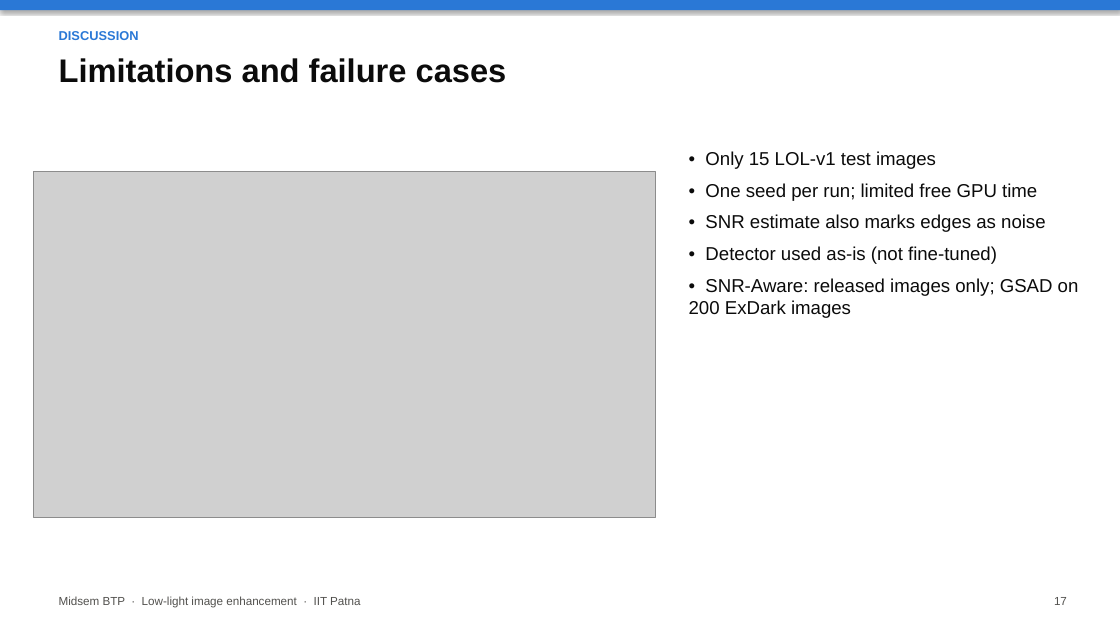
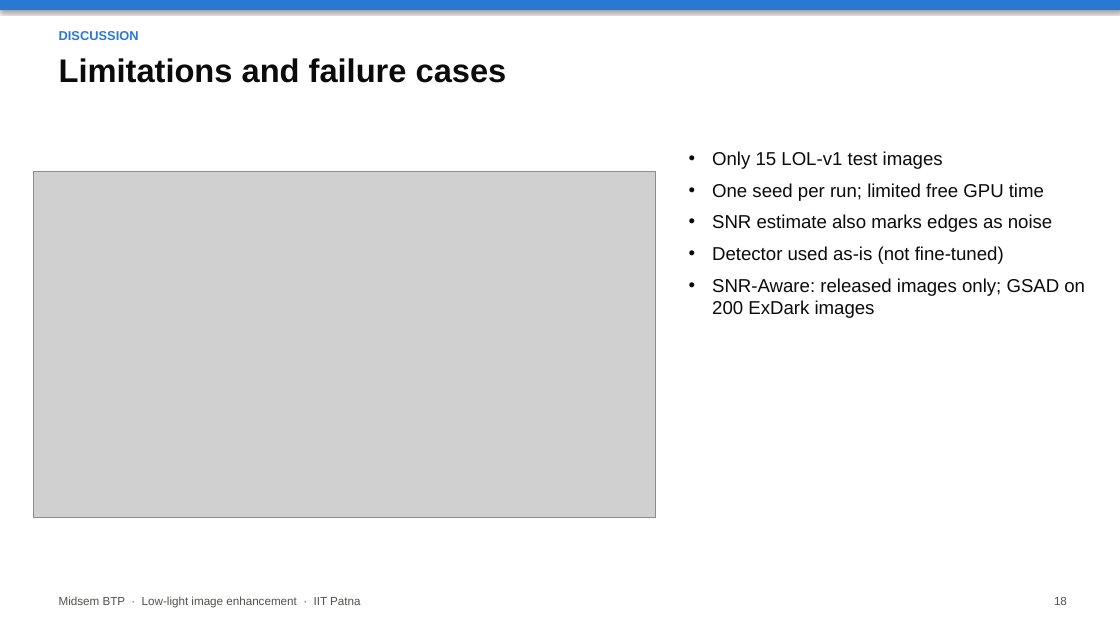
Before and after one commit to Crazycraftie/low-light-enhancement-btp, a slide deck: slide 18 of presentation/midsem.pptx (slide 17 before the commit). Drawn at 1120x630 pixels with LibreOffice and Linux fonts; fonts in the diff are those of the drawing; grey boxes stand for pictures. Boxes give left, top, right and bottom in pixels: in the first picture for what was removed or moved away, otherwise in the second. Text is boxed around its words. In the diff, an @@ line names an element or a change of style, - is before the commit and + after.

```diff
--- a/presentation/midsem.pptx
+++ b/presentation/midsem.pptx
@@ text at bbox=[712, 151, 1085, 318]: text changed @@
-• Only 15 LOL-v1 test images
-• One seed per run; limited free GPU time
-• SNR estimate also marks edges as noise
-• Detector used as-is (not fine-tuned)
-• SNR-Aware: released images only; GSAD on 200 ExDark images
+• Only 15 LOL-v1 test images
+• One seed per run; limited free GPU time
+• SNR estimate also marks edges as noise
+• Detector used as-is (not fine-tuned)
+• SNR-Aware: released images only; GSAD on 200 ExDark images
@@ text at bbox=[1054, 597, 1067, 605]: text changed @@
-17
+18
```
Also in this commit, not shown: 17 other slides changed, 1 slide added, 3 other files.
